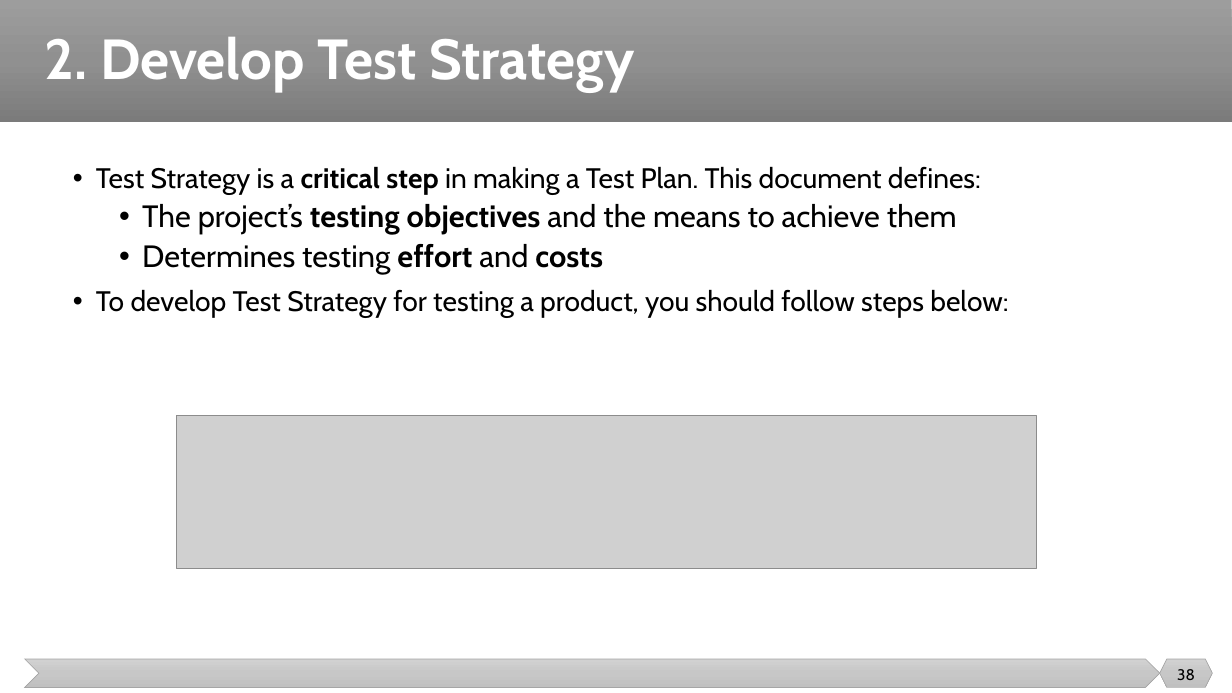
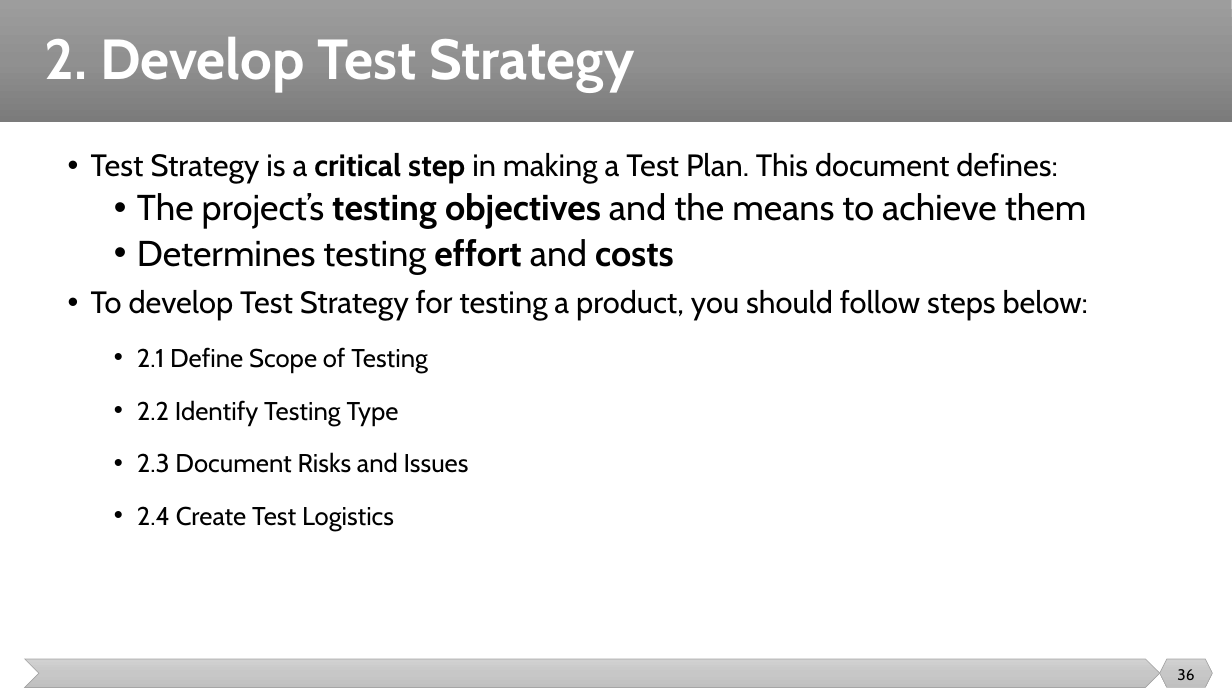
Before and after one commit to malenezi/malenezi, a slide deck: slide 36 of SE401/Lectures/5-Test Management/Test Management.pptx (slide 38 before the commit). Drawn at 1232x693 pixels with LibreOffice and Linux fonts; fonts in the diff are those of the drawing; grey boxes stand for pictures. Boxes give left, top, right and bottom in pixels: in the first picture for what was removed or moved away, otherwise in the second. Text is boxed around its words. In the diff, an @@ line names an element or a change of style, - is before the commit and + after.

```diff
--- a/SE401/Lectures/5-Test Management/Test Management.pptx
+++ b/SE401/Lectures/5-Test Management/Test Management.pptx
@@ text "Test Strategy is a critical ..." moved from (x1=96, y1=166, x2=1008, y2=317) to (x1=91, y1=153, x2=1088, y2=530) @@
@@ text at (x1=91, y1=153, x2=1088, y2=320): size 22 to 24 pt in "Test Strategy is a critical step in ...", "To develop Test Strategy for testing a ..."; size 24 to 28 pt in "The project’s testing objectives and the means ...", "Determines testing effort and costs" @@
@@ text at (x1=137, y1=347, x2=469, y2=530): paragraphs added @@
+  • 2.1 Define Scope of Testing
+  • 2.2 Identify Testing Type
+  • 2.3 Document Risks and Issues
+  • 2.4 Create Test Logistics
@@ picture removed at (x1=177, y1=416, x2=1036, y2=569) @@
@@ page number at (x1=1177, y1=669, x2=1194, y2=680): text changed @@
-38
+36
```
Also in this commit, not shown: 5 other slides changed, 4 slides removed.
